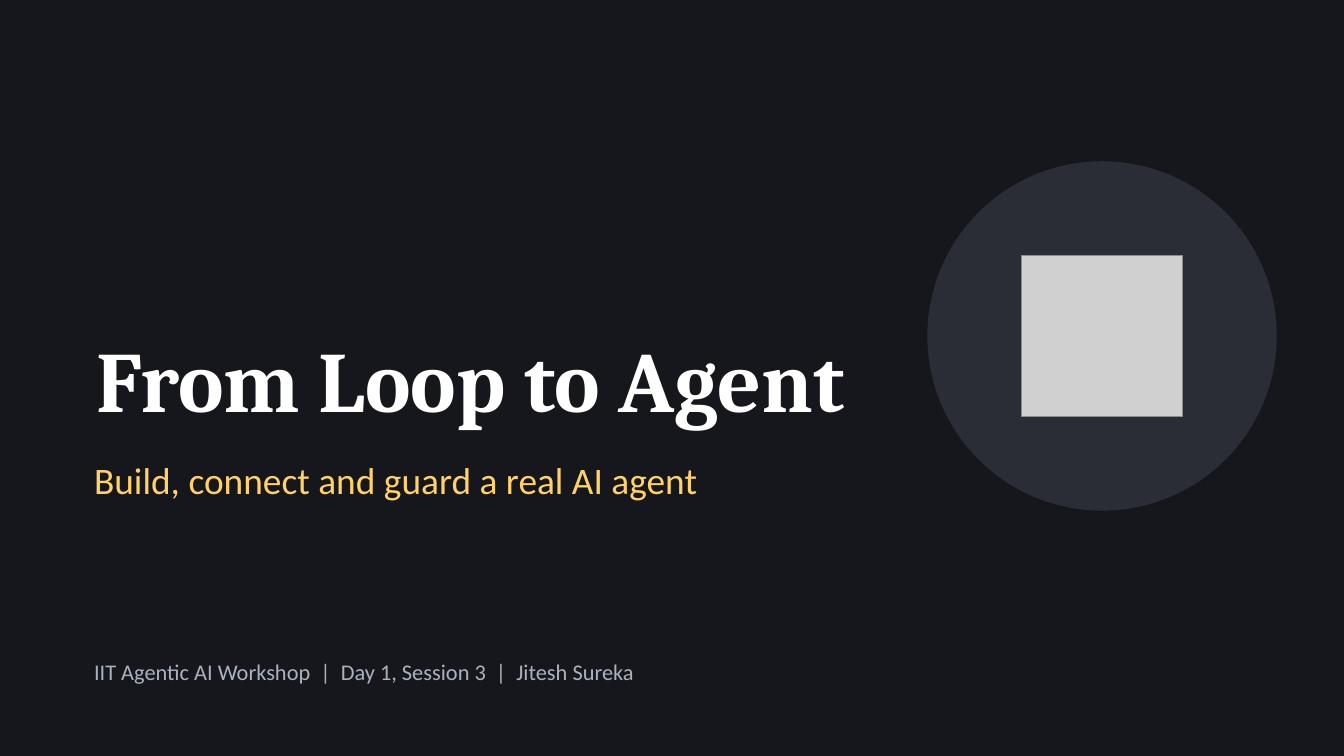
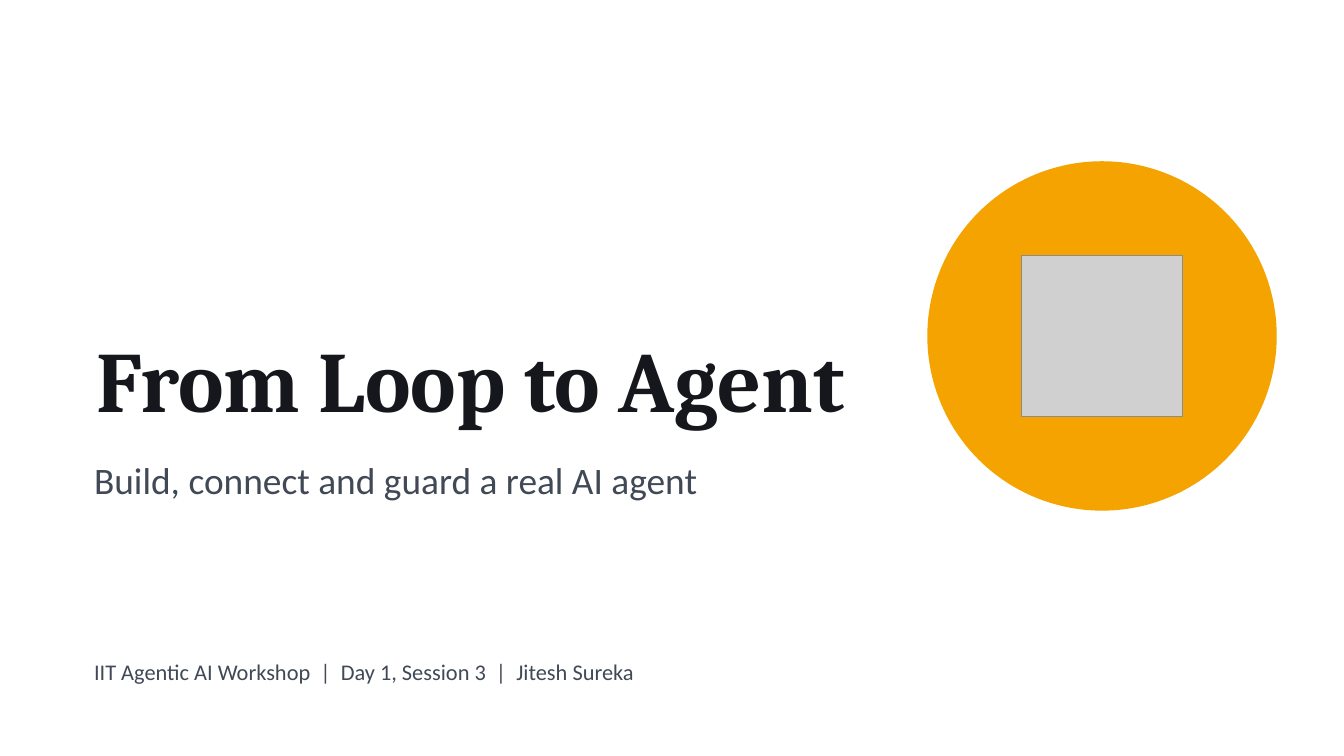
Before and after one commit to jiteshsureka/iit-agentic-ai-session3, a slide deck: slide 1 of deck/session3.pptx. Drawn at 1344x756 pixels with LibreOffice and Linux fonts; fonts in the diff are those of the drawing; grey boxes stand for pictures. Boxes give left, top, right and bottom in pixels: in the first picture for what was removed or moved away, otherwise in the second. Text is boxed around its words. In the diff, an @@ line names an element or a change of style, - is before the commit and + after.

```diff
--- a/deck/session3.pptx
+++ b/deck/session3.pptx
@@ background #16171C to #FFFFFF @@
@@ ellipse at (x1=927, y1=161, x2=1277, y2=511): fill #2B2D36 to #F4A300 @@
@@ title "From Loop to Agent" at (x1=96, y1=354, x2=845, y2=431): text colour #FFFFFF to #16171C @@
@@ text "Build, connect and guard a ..." at (x1=94, y1=468, x2=697, y2=501): text colour #FFD166 to #404955 @@
@@ text "IIT Agentic AI Workshop | ..." at (x1=94, y1=664, x2=634, y2=684): text colour #AAB2C0 to #404955 @@
```
Also in this commit, not shown: 26 other slides changed, 2 other files.
